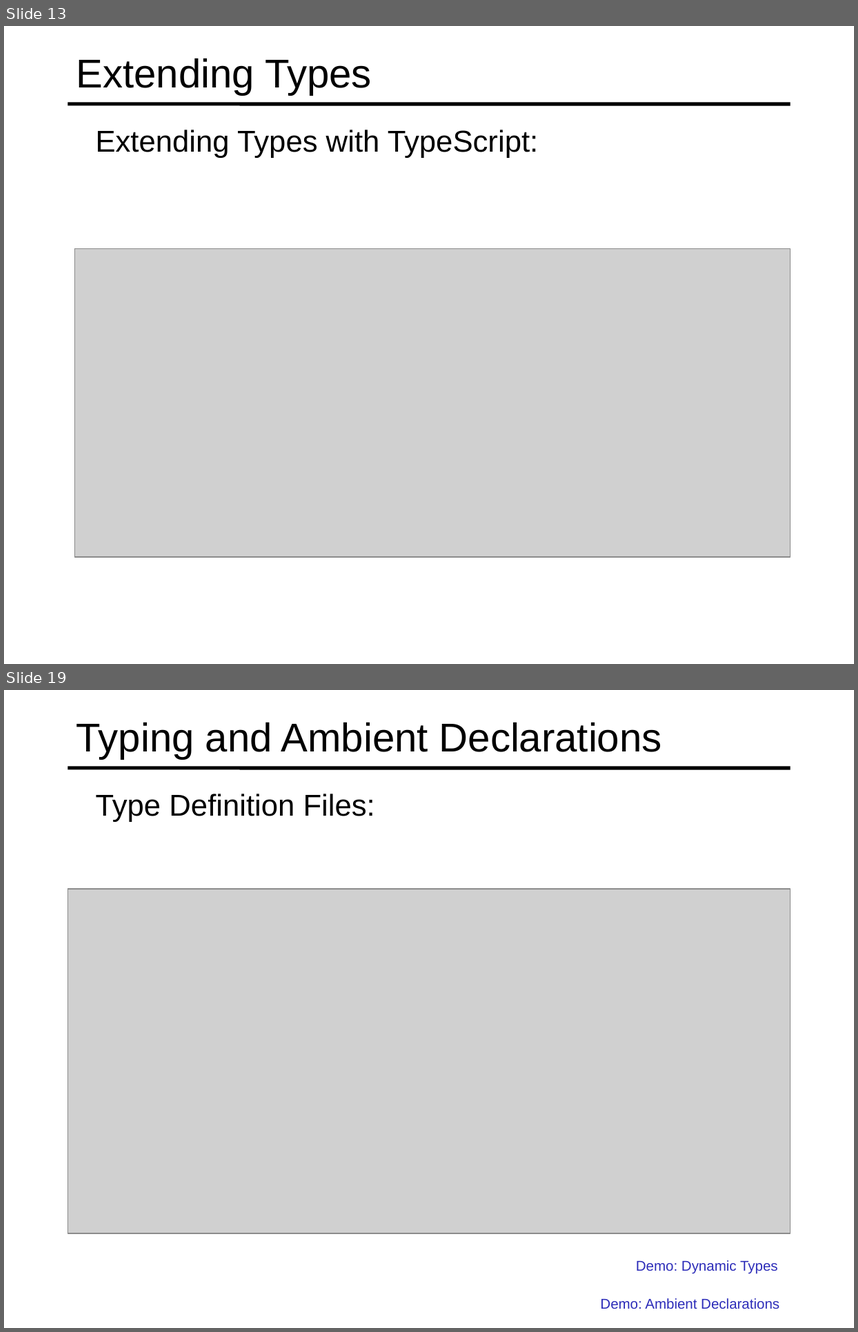
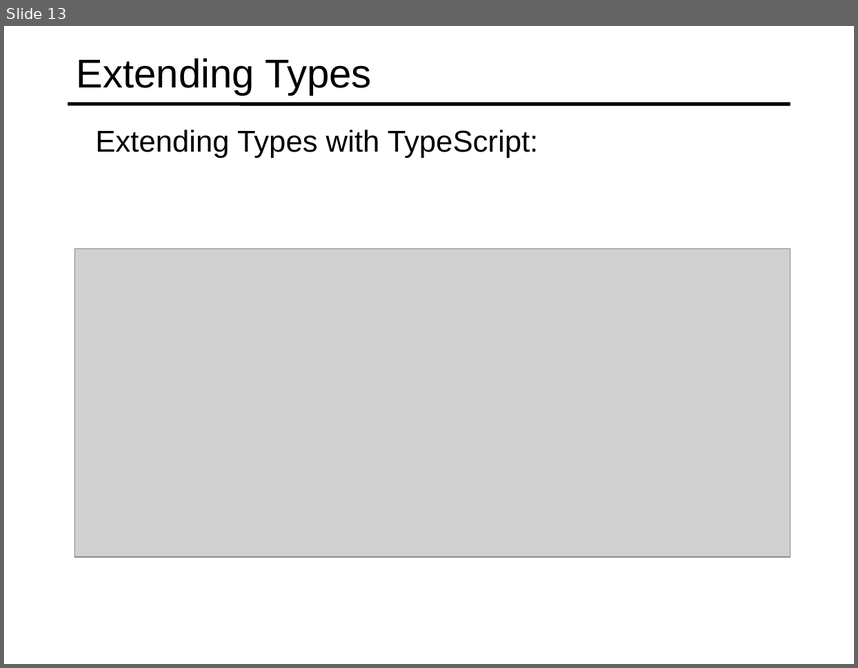
Before and after one commit to specter01wj/Jago_Link_Training, a slide deck: Angular/Angular7/TypeScript Fundamentals/3.Classes and Interfaces/L3_Classes and Interfaces.ppt. Shown one above the other, each under a label of ours: slides 13 and 19 before the commit, slide 13 after it; the slides between them are not shown. The pictures are 858x1332 and 858x668 pixels, drawn with LibreOffice and Linux fonts; fonts in the diff are those of the drawing; grey boxes stand for pictures. Boxes give left, top, right and bottom in pixels: in the first picture for what was removed or moved away, otherwise in the second. Text is boxed around its words. In the diff, an @@ line names an element or a change of style, - is before the commit and + after.

Commit message:
09/05/2019 v1

```diff
--- a/Angular/Angular7/TypeScript Fundamentals/3.Classes and Interfaces/L3_Classes and Interfaces.ppt
+++ b/Angular/Angular7/TypeScript Fundamentals/3.Classes and Interfaces/L3_Classes and Interfaces.ppt
@@ slide 19 removed at (4,690,854,1328), background #FFFFFF; not listed: 1 template element that a slide beside it also shows @@
@@ title removed at (76,722,662,759) @@
-Typing and Ambient Declarations
@@ text removed at (96,793,375,822) @@
-  Type Definition Files:
@@ picture removed at (67,889,791,1233) @@
@@ text removed at (636,1260,778,1274) @@
-  Demo: Dynamic Types
@@ text removed at (600,1298,780,1308) @@
-  Demo: Ambient Declarations
```
Also in this commit, not shown: 1 slide changed, 10 slides added, 15 other slides removed.
